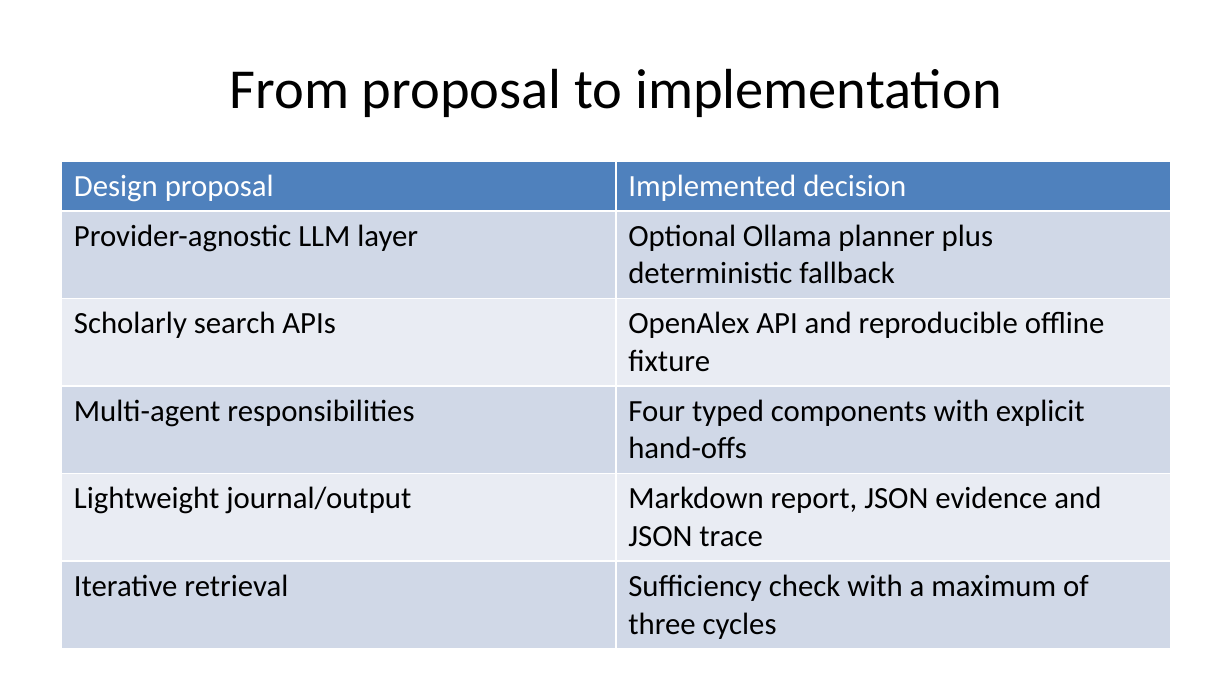
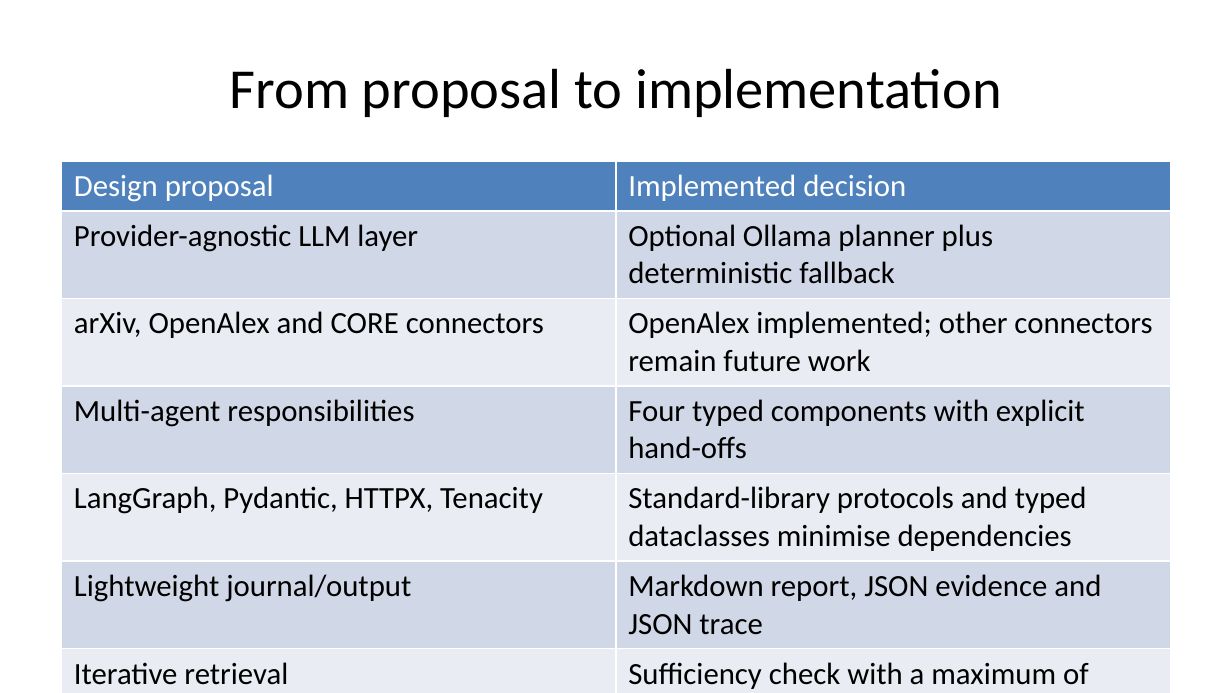
Before and after one commit to ie25073/intelligentagent0726, a slide deck: slide 3 of Unit11/submission-ready files/ie25073_Academic_Research_Agent_Presentation.pptx. Drawn at 1232x693 pixels with LibreOffice and Linux fonts; fonts in the diff are those of the drawing. Boxes give left, top, right and bottom in pixels: in the first picture for what was removed or moved away, otherwise in the second. Text is boxed around its words. In the diff, an @@ line names an element or a change of style, - is before the commit and + after.

```diff
--- a/Unit11/submission-ready files/ie25073_Academic_Research_Agent_Presentation.pptx
+++ b/Unit11/submission-ready files/ie25073_Academic_Research_Agent_Presentation.pptx
@@ table at box(62, 161, 1170, 693) @@
-row 3, column 1: Scholarly search APIs
+row 3, column 1: arXiv, OpenAlex and CORE connectors
-row 3, column 2: OpenAlex API and reproducible offline fixture
+row 3, column 2: OpenAlex implemented; other connectors remain future work
+row 5: LangGraph, Pydantic, HTTPX, Tenacity | Standard-library protocols and typed dataclasses minimise dependencies
```
Also in this commit, not shown: 5 other slides changed, 9 other files.
